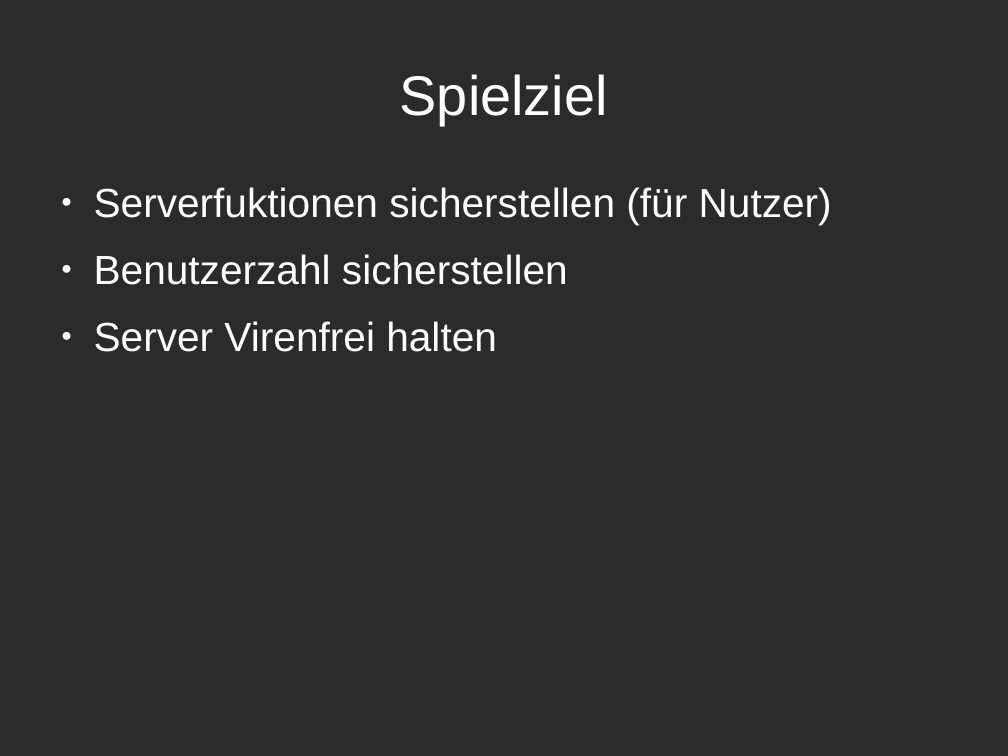
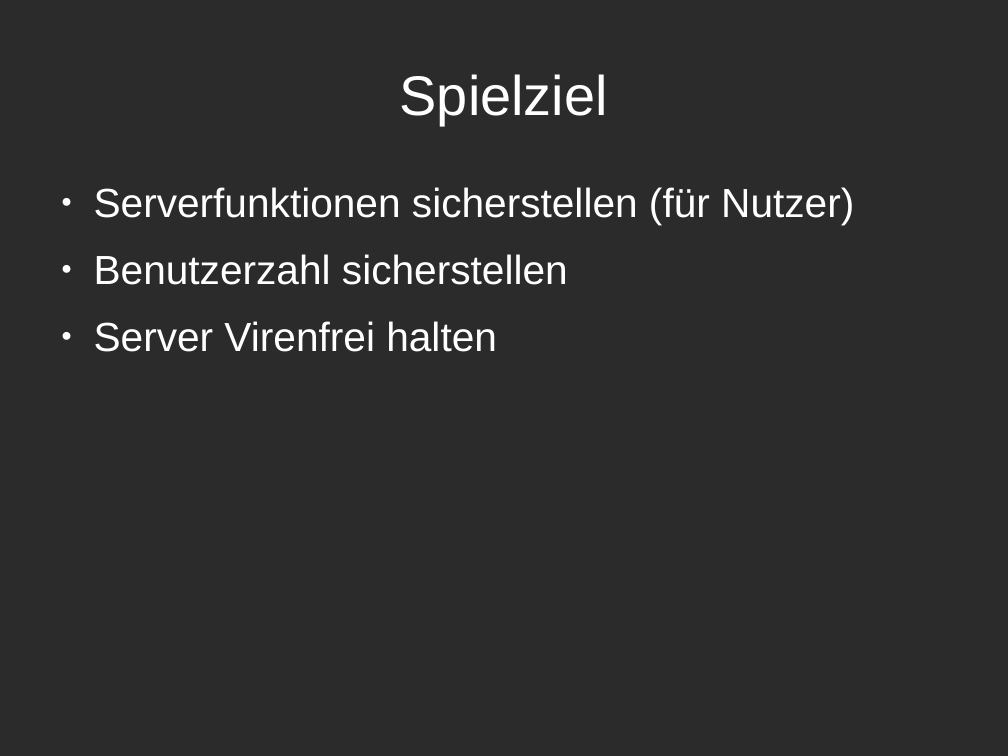
Before and after one commit to Jugendhackt/admin.io, a slide deck: slide 8 of presentation/JugendHacktPraesentation.odp. Drawn at 1008x756 pixels with LibreOffice and Linux fonts; fonts in the diff are those of the drawing; background and template pictures are left out; a plain dark background stands for a picture behind light text. Boxes give left, top, right and bottom in pixels: in the first picture for what was removed or moved away, otherwise in the second. Text is boxed around its words. In the diff, an @@ line names an element or a change of style, - is before the commit and + after.

```diff
--- a/presentation/JugendHacktPraesentation.odp
+++ b/presentation/JugendHacktPraesentation.odp
@@ text at [94,187,854,225]: text changed @@
-● Serverfuktionen sicherstellen (für Nutzer)
+● Serverfunktionen sicherstellen (für Nutzer)
```
Also in this commit, not shown: 5 other slides changed.
